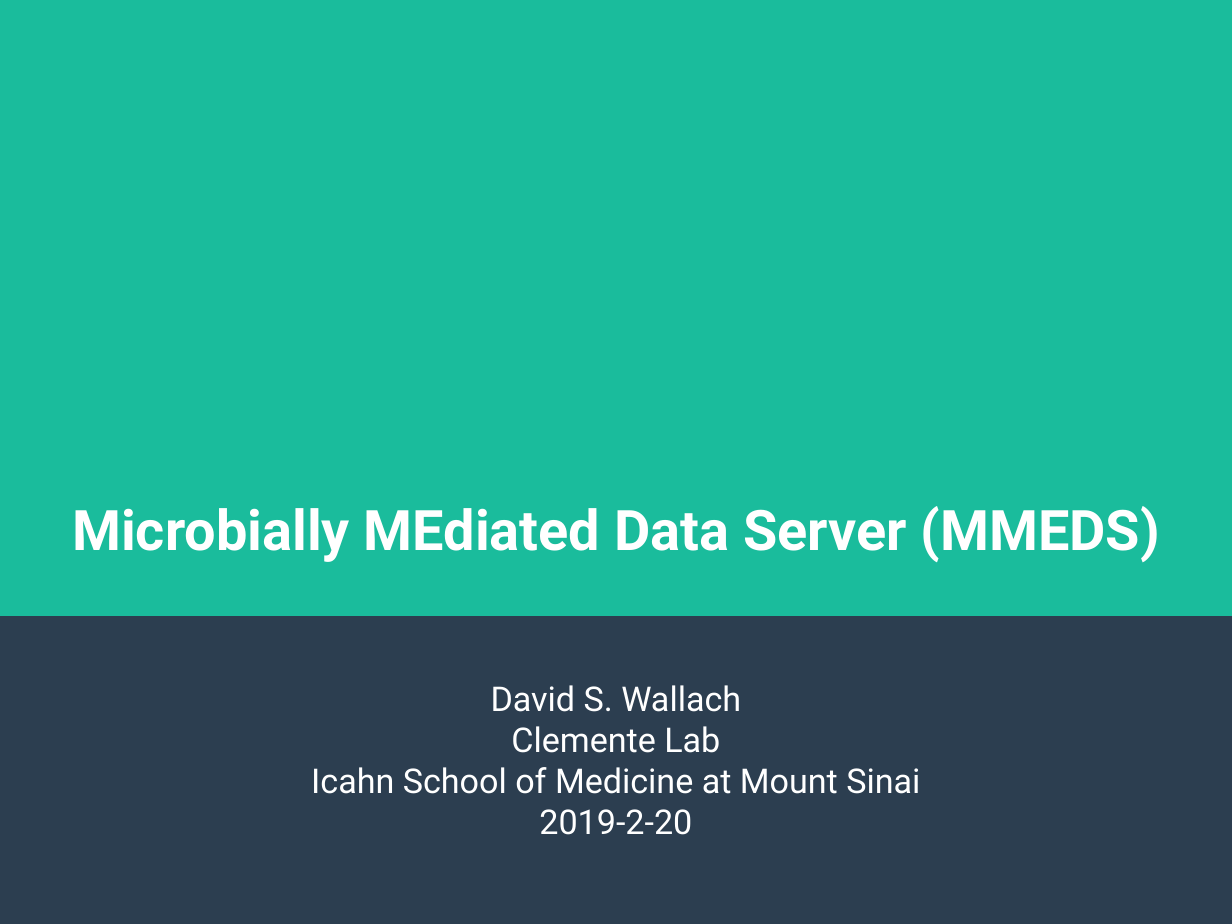
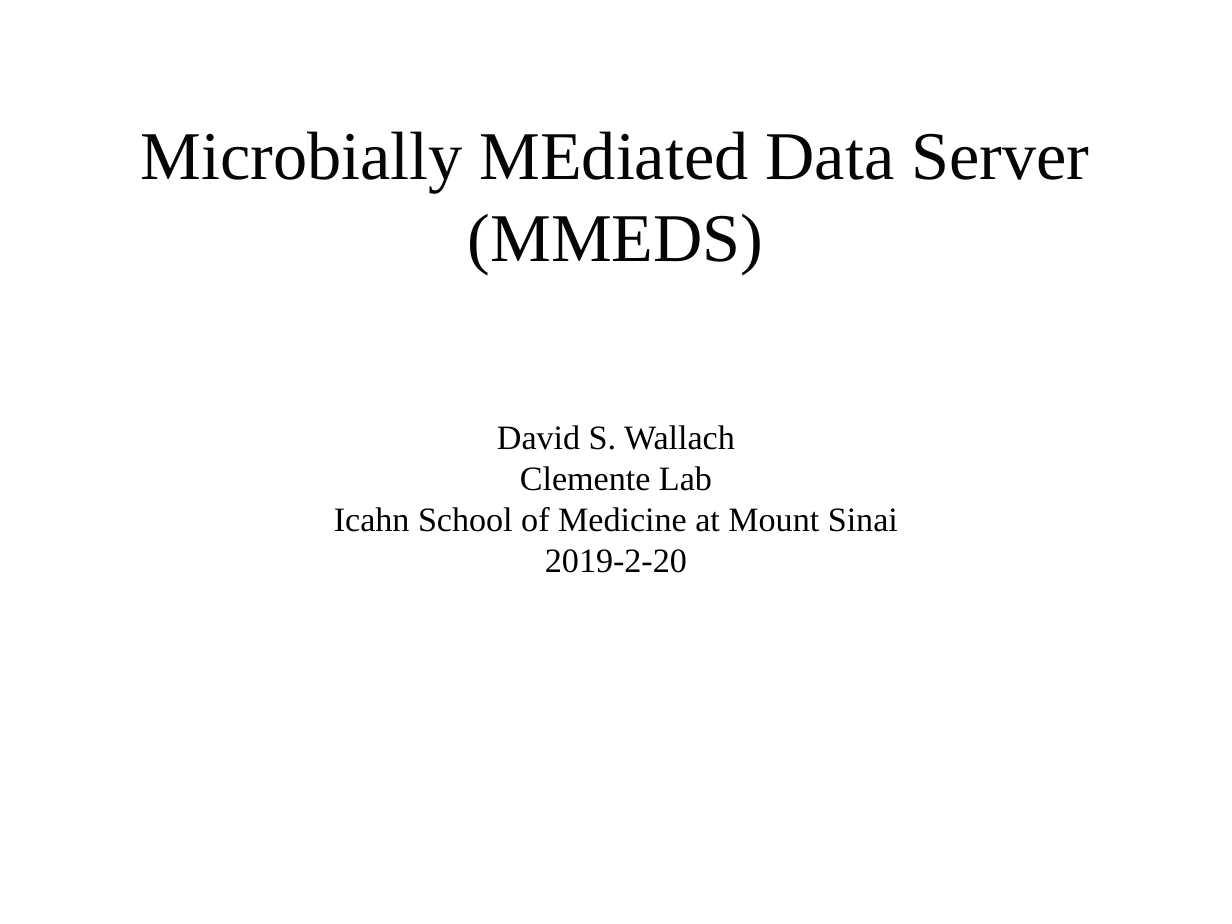
Before and after one commit to clemente-lab/mmeds-meta, a slide deck: slide 1 of sql/mmeds.odp. Drawn at 1232x924 pixels with LibreOffice and Linux fonts; fonts in the diff are those of the drawing; background and template pictures are left out. Boxes give left, top, right and bottom in pixels: in the first picture for what was removed or moved away, otherwise in the second. Text is boxed around its words. In the diff, an @@ line names an element or a change of style, - is before the commit and + after.

```diff
--- a/sql/mmeds.odp
+++ b/sql/mmeds.odp
@@ background #2C3E50 to picture (left out) @@
@@ rectangle removed at box(0, 0, 1232, 616) @@
@@ title "Microbially MEdiated Data Server (MMEDS)": place and size @@
-title "Microbially MEdiated Data Server (MMEDS)" at box(72, 506, 1160, 562)
+title "Microbially MEdiated Data Server (MMEDS)" at box(140, 131, 1090, 274)
@@ title "Microbially MEdiated Data Server (MMEDS)" at box(140, 131, 1090, 274): size 36 to 44 pt, font Roboto to Times New Roman, text colour #FFFFFF to #050505, bold off; line spacing 1.5 to 1 @@
@@ subtitle "David S. Wallach": place and size @@
-subtitle "David S. Wallach" at box(311, 685, 920, 835)
+subtitle "David S. Wallach" at box(334, 425, 898, 573)
@@ subtitle "David S. Wallach" at box(334, 425, 898, 573): font Roboto to Times New Roman, text colour #FFFFFF to #000000 @@
```
Also in this commit, not shown: 24 other slides changed, 3 slides added, 4 other files.
